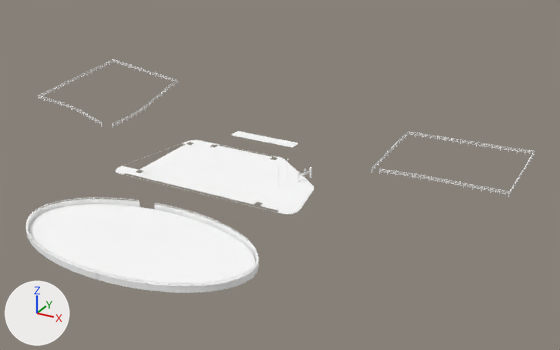
Renders of the glTF model games/yorimichi/assets/belmonte/meshes/SM_BM_BE_1_Grounds.glb from each side of a commit.
One viewpoint serves both versions: a 50 mm camera at (119.8, -178.8, 91.9) aimed at (21.4, 0.1, 2.4). Lighting does not change. The marker at lower left points along +X, +Y and +Z. The picture after the commit comes second. Vertices at exactly the same position are counted once.

The first picture shows 'SM_BM_BE_1_Grounds'.
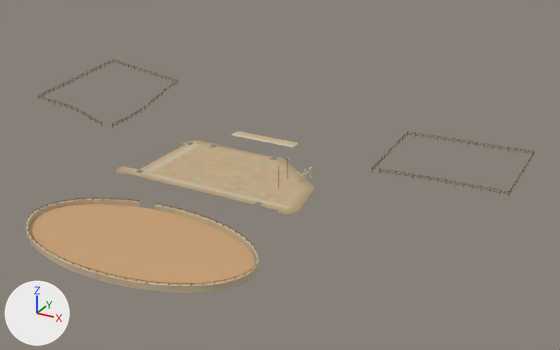
Boxes (x1, y1, x2, y2) around the edits, measured in the pictures (560 x 350 px):
```json
{"part": 1, "of": "me_sm_be_1_grounds", "change": "recoloured", "before": [26, 59, 534, 286], "after": [26, 59, 534, 286]}
{"part": 2, "of": "me_sm_be_1_grounds", "change": "recoloured", "before": [26, 131, 314, 293], "after": [26, 131, 314, 293], "on screen": "white to beige"}
```

Scene script edits in JSON lines:
```json
{"block": "me_sm_be_1_grounds", "where": "me_sm_be_1_grounds.from_pydata(...)  # 8064 vertices, 10081 faces; spans x -77.0..82.0, y -66.0..49.0, z 0.0..13.0"}
{"block": "me_sm_be_1_grounds", "where": "# used by ob_sm_bm_be_1_grounds; location = (0.0, 0.0, 0.0)"}
{"block": "me_sm_be_1_grounds", "change": "me_sm_be_1_grounds part 1: 5456 faces centred in x -77.0..82.0, y -66.0..49.0, z 0.0..13.0 are repainted in the vertex colours; the middle colour goes from white #ffffff to brown #836446"}
{"block": "me_sm_be_1_grounds", "change": "me_sm_be_1_grounds part 2: 4625 faces centred in x -26.0..41.0, y -66.0..30.0, z 0.0..7.0 are repainted in the vertex colours; the middle colour goes from white #ffffff to beige #ccb89a"}
```
